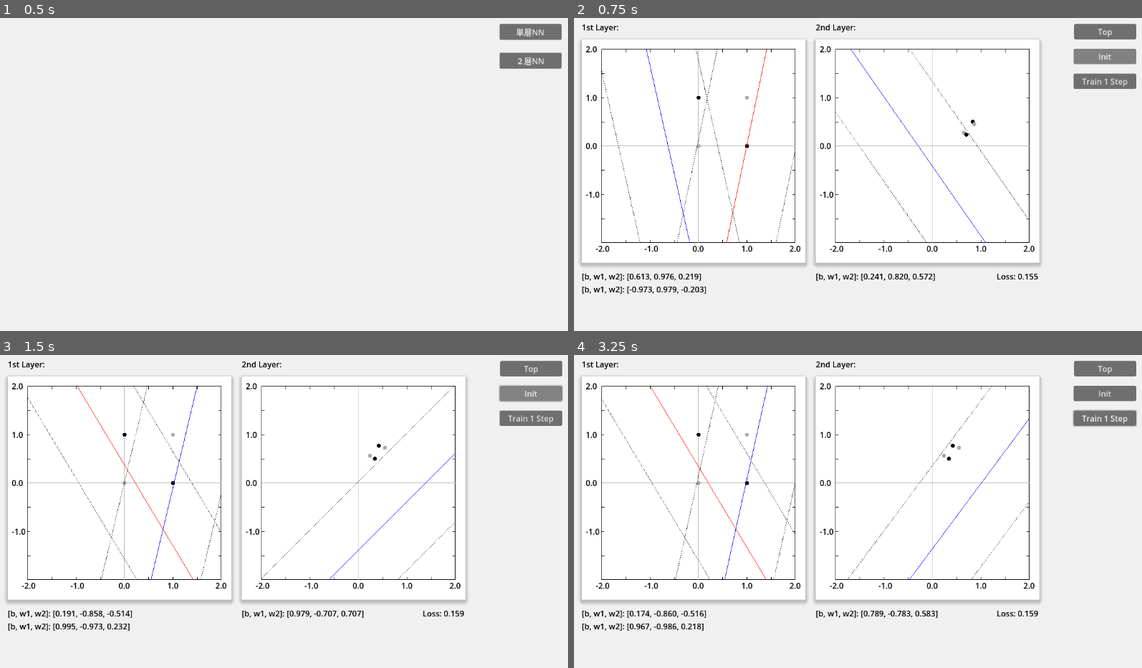
Above: before the commit, frames 1-4 (two rows, left to right).
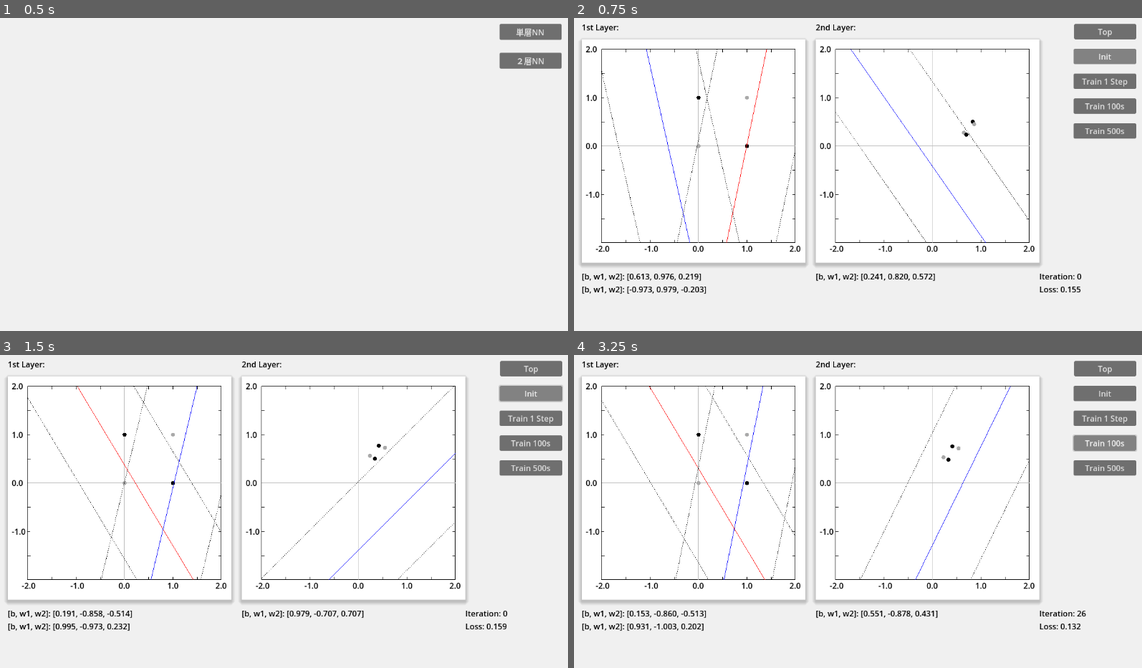
Above: after the commit, the same moments.

Repository: vivisuke/VisualFCL
Game: Godot game, scene res://top_scene.tscn
The game is run twice, just before and just after one commit, with the same random seed, the same clock (stepped at 60 frames per second) and the same inputs.
Inputs (mouse positions are in pixels of both pictures, inside the frame that each line leads up to):
- Up to frame 1 (0.5 s): no input
- Up to frame 2 (0.75 s): click "２層NN" at 0.5 s
- Up to frame 3 (1.5 s): click "Init" at 1.25 s
- Up to frame 4 (3.25 s): click "Train 1 Step" at 2 s; click (1102, 442) at 2.75 s, where only the run after the commit has a clickable "Train 100s"

Frame 1 is identical in both runs. In frame 2, 1.3% of the frame differs, in the area x 74-99%, y 25-88%; in frame 3, 1.3%; in frame 4, 2.9%, in the area x 4-100%, y 9-88%.

Commit message:
0043 ◎ C 06/17 06/18 0.001│問題│２層NNシーン：学習時、第２層の入力点位置が更新されない

Diff:
--- a/VisualFCL/fc2layer_scene.tscn
+++ b/VisualFCL/fc2layer_scene.tscn
@@ -87,13 +87,37 @@
 text = "[b, w1, w2]: [0, 0, 0]"
 
 [node name="LossLabel" type="Label" parent="."]
-offset_left = 855.0
+offset_left = 941.0
+offset_top = 548.0
+offset_right = 1026.0
+offset_bottom = 574.0
+theme_override_colors/font_color = Color(0, 0, 0, 1)
+text = "Loss = N/A"
+
+[node name="Train100Button" type="Button" parent="."]
+offset_left = 1010.0
+offset_top = 175.0
+offset_right = 1136.0
+offset_bottom = 206.0
+text = "Train 100s"
+
+[node name="ItrLabel" type="Label" parent="."]
+offset_left = 941.0
 offset_top = 522.0
-offset_right = 940.0
+offset_right = 1026.0
 offset_bottom = 548.0
 theme_override_colors/font_color = Color(0, 0, 0, 1)
-text = "Loss = N/A"
+text = "Iteration: 0"
+
+[node name="Train500Button" type="Button" parent="."]
+offset_left = 1010.0
+offset_top = 225.0
+offset_right = 1136.0
+offset_bottom = 256.0
+text = "Train 500s"
 
 [connection signal="pressed" from="TopButton" to="." method="_on_top_button_pressed"]
 [connection signal="pressed" from="InitButton" to="." method="_on_init_button_pressed"]
 [connection signal="pressed" from="Train1Button" to="." method="_on_train_1_button_pressed"]
+[connection signal="pressed" from="Train100Button" to="." method="_on_train_100_button_pressed"]
+[connection signal="pressed" from="Train500Button" to="." method="_on_train_500_button_pressed"]
--- a/VisualFCL/scripts/fc2layer_scene.gd
+++ b/VisualFCL/scripts/fc2layer_scene.gd
@@ -9,12 +9,15 @@
 }
 const boolean_pos = [[0, 0], [1, 0], [0, 1], [1, 1]]
 
+var ALPHA = 0.1				# 学習率
 var ope = OP_XOR
+var n_train = 0
+var n_iteration = 0			# イテレーション数
 var sumLoss = 0
 var vv_weight = []			# 重みベクターリスト、２次元配列
 var vec_first_layer = []	# 1st Layer
 var scnd_layer
-var vec_input_2nd = []
+var vec_input_2nd = []		# 2nd レイヤー入力
 var vec_grad_11				# 勾配合計、[∂L/∂b, ∂L/∂w1, ∂L/∂w2]
 var vec_grad_12				# 勾配合計
 var vec_grad_2				# 勾配合計
@@ -112,6 +115,8 @@
 			vec_grad_2[k] += scnd_layer.upgrad[k]
 	$LossLabel.text = "Loss: %.3f" % (sumLoss/n_batch)
 func init():
+	n_iteration = 0
+	$ItrLabel.text = "Iteration: %d" % n_iteration
 	vec_first_layer = []
 	vec_first_layer.push_back(FC21Unit.new())
 	vec_first_layer.push_back(FC21Unit.new())
@@ -154,14 +159,20 @@
 	pass
 func do_train():
 	for i in range(3):
-		vec_first_layer[0].vec_weight[i] -= vec_grad_11[i]
-		vec_first_layer[1].vec_weight[i] -= vec_grad_12[i]
-		scnd_layer.vec_weight[i] -= vec_grad_2[i]
+		vec_first_layer[0].vec_weight[i] -= vec_grad_11[i] * ALPHA
+		vec_first_layer[1].vec_weight[i] -= vec_grad_12[i] * ALPHA
+		scnd_layer.vec_weight[i] -= vec_grad_2[i] * ALPHA
+	forward_and_backward()
 	update_view()
 	pass
 
 # Called every frame. 'delta' is the elapsed time since the previous frame.
 func _process(delta):
+	if n_train > 0:
+		n_iteration += 1
+		$ItrLabel.text = "Iteration: %d" % n_iteration
+		n_train -= 1
+		do_train()
 	pass
 func _on_top_button_pressed():
 	get_tree().change_scene_to_file("res://top_scene.tscn")
@@ -172,3 +183,13 @@
 func _on_train_1_button_pressed():
 	do_train()
 	pass # Replace with function body.
+
+
+func _on_train_100_button_pressed():
+	n_train = 100
+	pass # Replace with function body.
+
+
+func _on_train_500_button_pressed():
+	n_train = 500
+	pass # Replace with function body.
Not shown, changed: VisualFCL.spr
